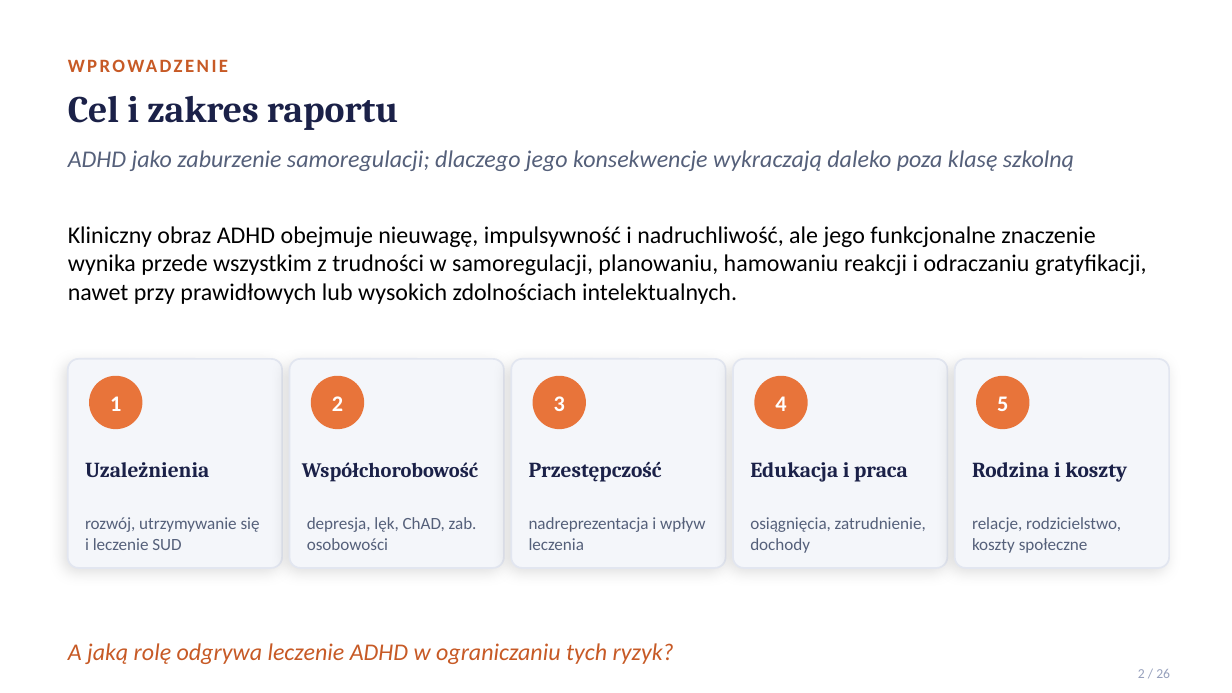
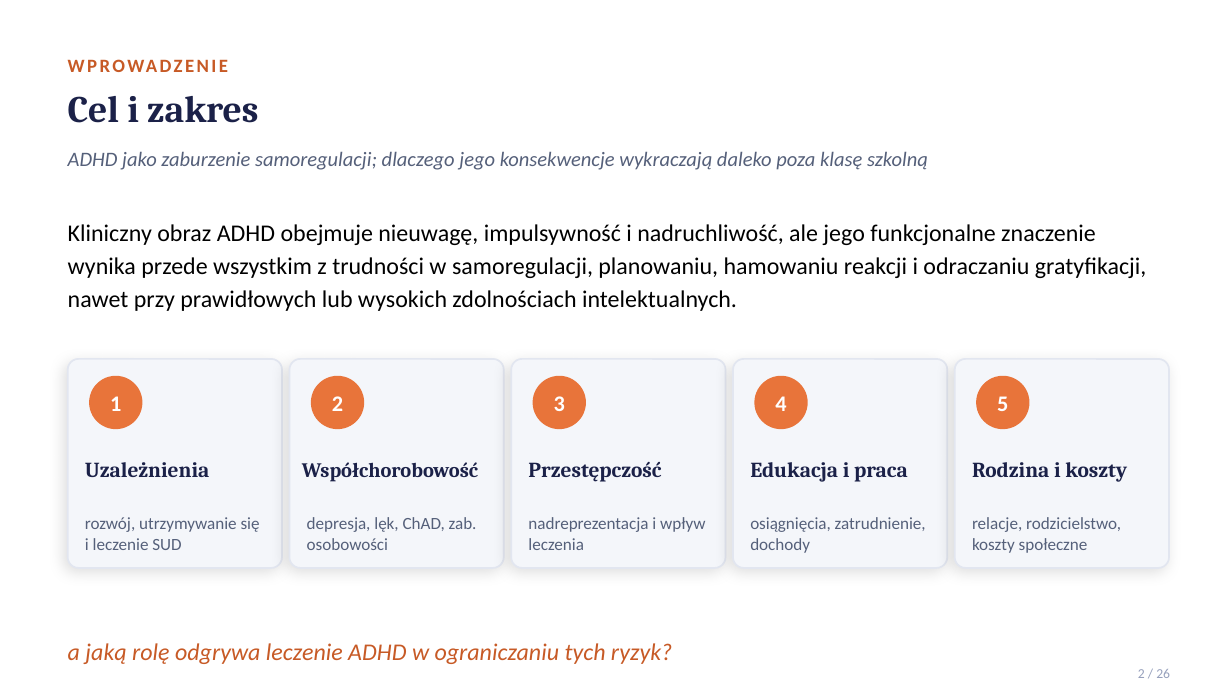
Before and after one commit to MatPomGit/NeuroHub, a slide deck: slide 2 of pages/files/adhd_prezentacja.pptx. Drawn at 1232x693 pixels with LibreOffice and Linux fonts; fonts in the diff are those of the drawing. Boxes give left, top, right and bottom in pixels: in the first picture for what was removed or moved away, otherwise in the second. Text is boxed around its words. In the diff, an @@ line names an element or a change of style, - is before the commit and + after.

```diff
--- a/pages/files/adhd_prezentacja.pptx
+++ b/pages/files/adhd_prezentacja.pptx
@@ text at [68, 96, 258, 123]: text changed @@
-Cel i zakres raportu
+Cel i zakres
@@ text "ADHD jako zaburzenie samoregulacji; dlaczego ..." at [68, 151, 928, 170]: size 14 to 12 pt @@
@@ text "Kliniczny obraz ADHD obejmuje nieuwagę, ..." at [68, 224, 1146, 311]: line spacing 1 to 1.15; more space between paragraphs @@
@@ text at [68, 643, 672, 664]: text changed @@
-A jaką rolę odgrywa leczenie ADHD w ograniczaniu tych ryzyk?
+a jaką rolę odgrywa leczenie ADHD w ograniczaniu tych ryzyk?
```
Also in this commit, not shown: 13 other slides changed, 1 other file.
